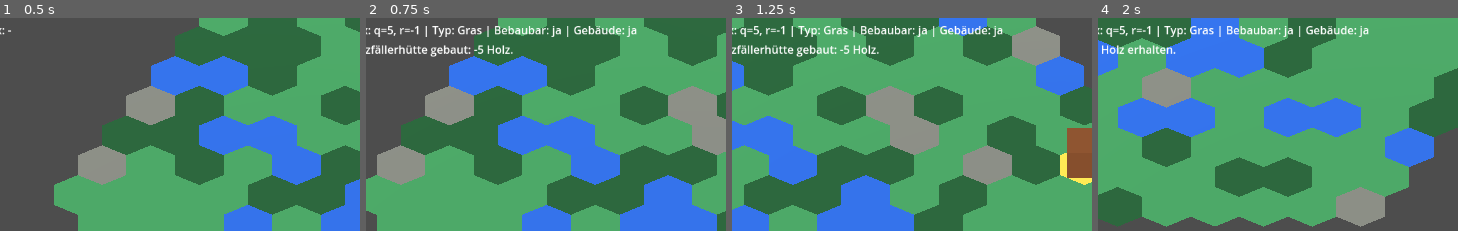
Above: before the commit, frames 1-4 (left to right).
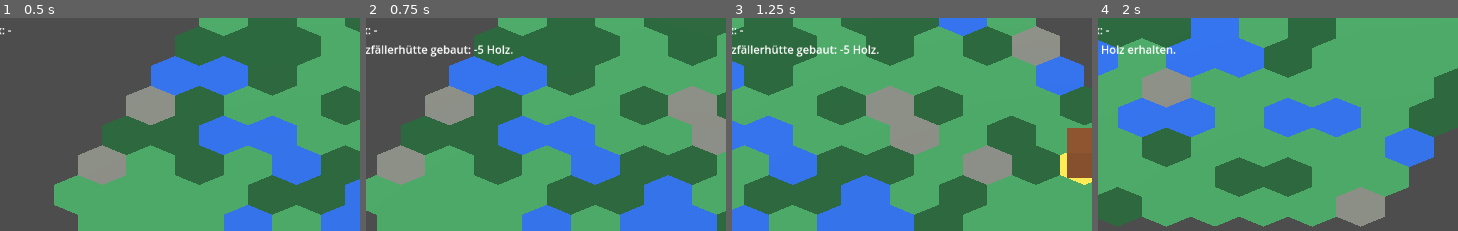
Above: after the commit, the same moments.

Repository: Ranu4922/CodexGame
Game: Godot game, scene res://scenes/Main.tscn
Two runs of this game, one before a commit and one after it. Both use one fixed random seed, a clock stepped at 60 frames per second and the inputs below.
Inputs (mouse positions are % of the whole screen's width and height, from its top left):
- Up to frame 1 (0.5 s): no input
- Up to frame 2 (0.75 s): tap Enter at 0.5 s; move the mouse to (80, 47) at 0.52 s; hold D from 0.53 s (still down); tap B at 0.6 s; click (80, 47) at 0.67 s
- Up to frame 3 (1.25 s): keep holding D
- Up to frame 4 (2 s): move the mouse to (33, 58) at 1.27 s; release D at 1.28 s; hold S from 1.28 s (still down); tap R at 1.35 s
The pictures show only the part of the screen within x 4-54%, y 11-61%; the shares and areas given below are measured in that part.

Frame 1 is identical in both runs. In frame 2, 1.5% of the frame differs, in the area x 2-76%, y 3-9%; in frame 3, 1.5%; in frame 4, 1.5%.

Commit message:
Add lumberjack hut forest production

Diff:
--- a/scripts/hex_grid.gd
+++ b/scripts/hex_grid.gd
@@ -1,6 +1,14 @@
 extends Node3D
 
-signal hex_selected(q: int, r: int, tile_type: String, buildable: bool, has_building: bool)
+signal hex_selected(
+	q: int,
+	r: int,
+	tile_type: String,
+	buildable: bool,
+	has_building: bool,
+	adjacent_forests: int,
+	production: int
+)
 signal build_mode_changed(enabled: bool)
 signal wood_changed(amount: int)
 signal message_changed(text: String)
@@ -11,6 +19,7 @@
 @export var generation_seed: int = 12345
 @export var starting_wood: int = 20
 @export var lumberjack_hut_wood_cost: int = 5
+@export var production_interval: float = 5.0
 
 var selected_tile: MeshInstance3D
 var selected_material: StandardMaterial3D
@@ -18,6 +27,9 @@
 var tile_materials: Dictionary = {}
 var build_mode: bool = false
 var wood: int = 0
+var tiles_by_coords: Dictionary = {}
+var lumberjack_hut_tiles: Array[MeshInstance3D] = []
+var production_timer: float = 0.0
 
 
 func _ready() -> void:
@@ -33,6 +45,16 @@
 	_generate_grid()
 
 
+func _process(delta: float) -> void:
+	if lumberjack_hut_tiles.is_empty():
+		return
+
+	production_timer += delta
+	while production_timer >= production_interval:
+		production_timer -= production_interval
+		_run_production_cycle()
+
+
 func _generate_grid() -> void:
 	for q in range(-radius, radius + 1):
 		var r_min: int = max(-radius, -q - radius)
@@ -55,6 +77,7 @@
 	tile.set_meta("buildable", _is_tile_buildable(tile_type))
 	tile.set_meta("has_building", false)
 	add_child(tile)
+	tiles_by_coords[_coords_key(q, r)] = tile
 
 	var body := StaticBody3D.new()
 	body.name = "ClickBody"
@@ -160,7 +183,9 @@
 			tile.get_meta("r"),
 			tile.get_meta("tile_type"),
 			tile.get_meta("buildable"),
-			tile.get_meta("has_building")
+			tile.get_meta("has_building"),
+			_get_tile_adjacent_forests(tile),
+			_get_tile_production(tile)
 		)
 
 
@@ -203,14 +228,67 @@
 	marker.position = Vector3(0.0, tile_height + marker_size * 0.5, 0.0)
 
 	tile.add_child(marker)
+	var adjacent_forests := _count_adjacent_forests(int(tile.get_meta("q")), int(tile.get_meta("r")))
 	tile.set_meta("has_building", true)
 	tile.set_meta("building_name", "Holzfällerhütte")
+	tile.set_meta("adjacent_forests", adjacent_forests)
+	tile.set_meta("lumberjack_production", adjacent_forests)
+	lumberjack_hut_tiles.append(tile)
 
 
 func _add_wood(amount: int) -> void:
 	wood += amount
 	wood_changed.emit(wood)
 	message_changed.emit("+%d Holz erhalten." % amount)
+
+
+func _run_production_cycle() -> void:
+	var produced_wood := 0
+
+	for tile in lumberjack_hut_tiles:
+		produced_wood += _get_tile_production(tile)
+
+	if produced_wood <= 0:
+		return
+
+	wood += produced_wood
+	wood_changed.emit(wood)
+	message_changed.emit("Holzfällerhütten produziert: +%d Holz." % produced_wood)
+
+
+func _count_adjacent_forests(q: int, r: int) -> int:
+	var adjacent_offsets := [
+		Vector2i(1, 0),
+		Vector2i(1, -1),
+		Vector2i(0, -1),
+		Vector2i(-1, 0),
+		Vector2i(-1, 1),
+		Vector2i(0, 1),
+	]
+	var forest_count := 0
+
+	for offset in adjacent_offsets:
+		var neighbor := tiles_by_coords.get(_coords_key(q + offset.x, r + offset.y))
+		if neighbor is MeshInstance3D and neighbor.get_meta("tile_type") == "Wald":
+			forest_count += 1
+
+	return forest_count
+
+
+func _get_tile_adjacent_forests(tile: MeshInstance3D) -> int:
+	if tile.has_meta("adjacent_forests"):
+		return int(tile.get_meta("adjacent_forests"))
+	return 0
+
+
+func _get_tile_production(tile: MeshInstance3D) -> int:
+	if tile.has_meta("lumberjack_production"):
+		return int(tile.get_meta("lumberjack_production"))
+	return 0
+
+
+func _coords_key(q: int, r: int) -> String:
+	return "%d:%d" % [q, r]
 
 
 func _make_material(color: Color) -> StandardMaterial3D:
